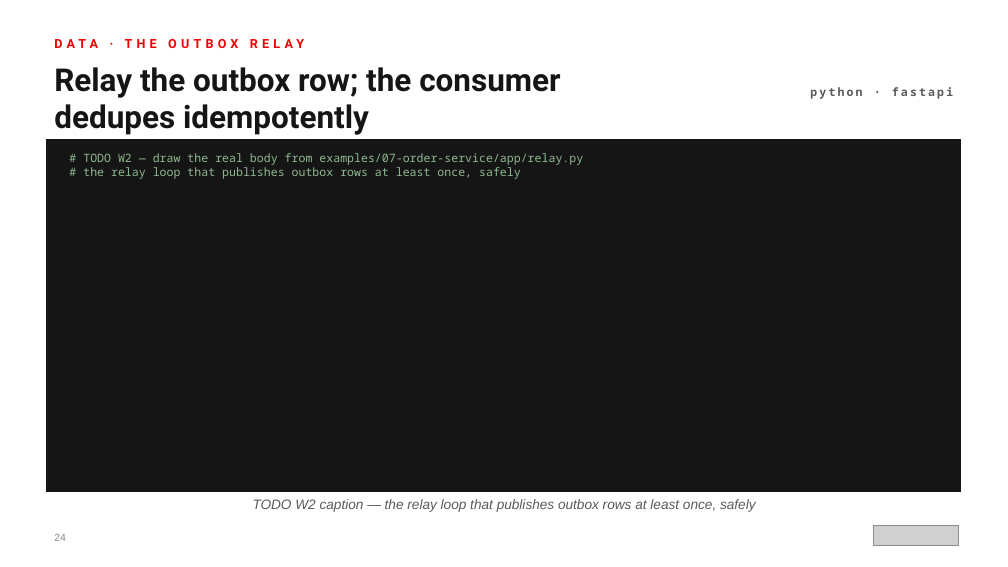
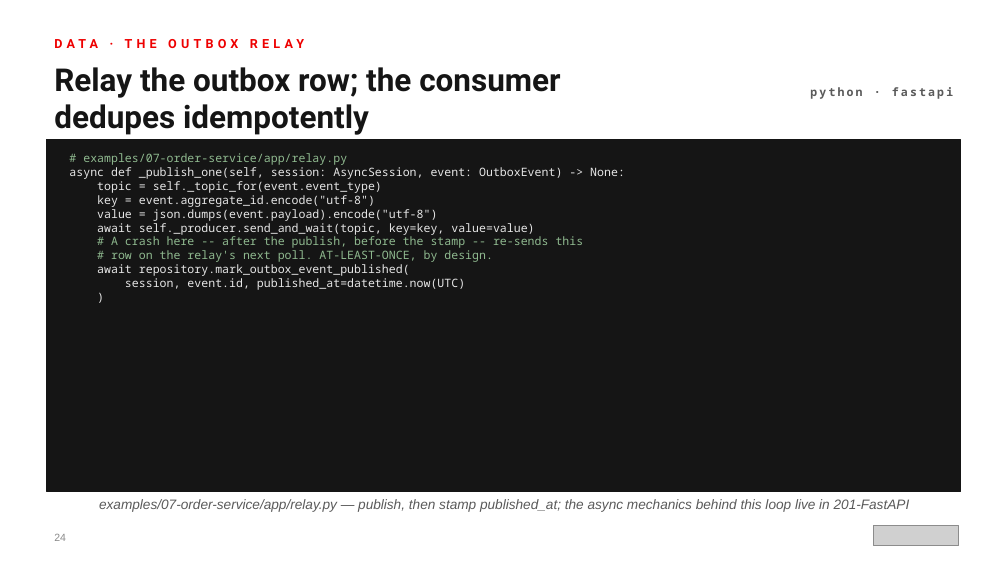
Before and after one commit to patterncatalyst/modernizing-enterprise-applications-python, a slide deck: slide 24 of presentation/modernizing-201/Modernizing-201-r1.0.pptx. Drawn at 1008x567 pixels with LibreOffice and Linux fonts; fonts in the diff are those of the drawing; grey boxes stand for pictures. Boxes give left, top, right and bottom in pixels: in the first picture for what was removed or moved away, otherwise in the second. Text is boxed around its words. In the diff, an @@ line names an element or a change of style, - is before the commit and + after.

Commit message:
feat(decks): build 201 deck — the patterns (50 main + 32 appendix, real examples/ code)

```diff
--- a/presentation/modernizing-201/Modernizing-201-r1.0.pptx
+++ b/presentation/modernizing-201/Modernizing-201-r1.0.pptx
@@ text at <box>69,153,625,290</box>: text changed; text colour #8FB98F to #E6E6E6 @@
-# TODO W2 — draw the real body from examples/07-order-service/app/relay.py
-# the relay loop that publishes outbox rows at least once, safely
+# examples/07-order-service/app/relay.py
+async def _publish_one(self, session: AsyncSession, event: OutboxEvent) -> None:
+topic = self._topic_for(event.event_type)
+key = event.aggregate_id.encode("utf-8")
+value = json.dumps(event.payload).encode("utf-8")
+await self._producer.send_and_wait(topic, key=key, value=value)
+# A crash here -- after the publish, before the stamp -- re-sends this
+# row on the relay's next poll. AT-LEAST-ONCE, by design.
+await repository.mark_outbox_event_published(
+session, event.id, published_at=datetime.now(UTC)
+)
@@ text at <box>99,499,910,512</box>: text changed @@
-TODO W2 caption — the relay loop that publishes outbox rows at least once, safely
+examples/07-order-service/app/relay.py — publish, then stamp published_at; the async mechanics behind this loop live in 201-FastAPI
```
Also in this commit, not shown: 67 other slides changed, 1 other file.
